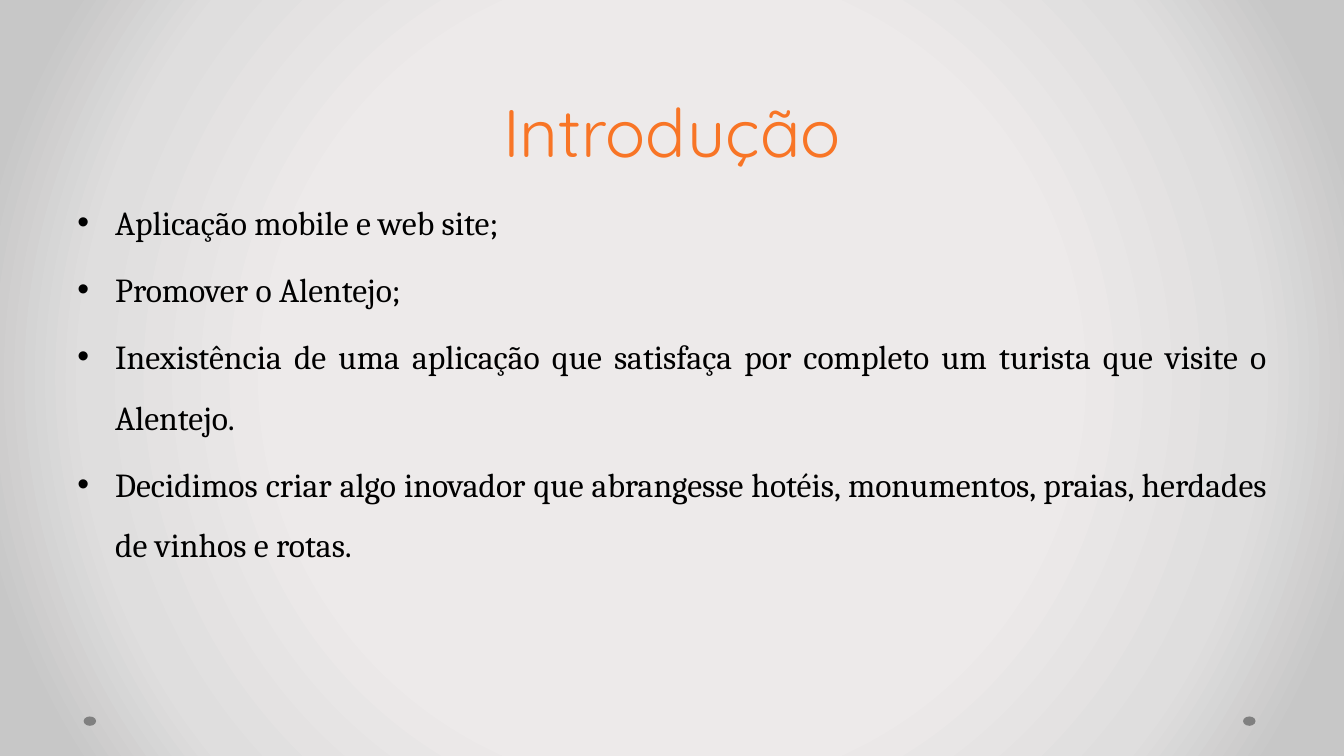
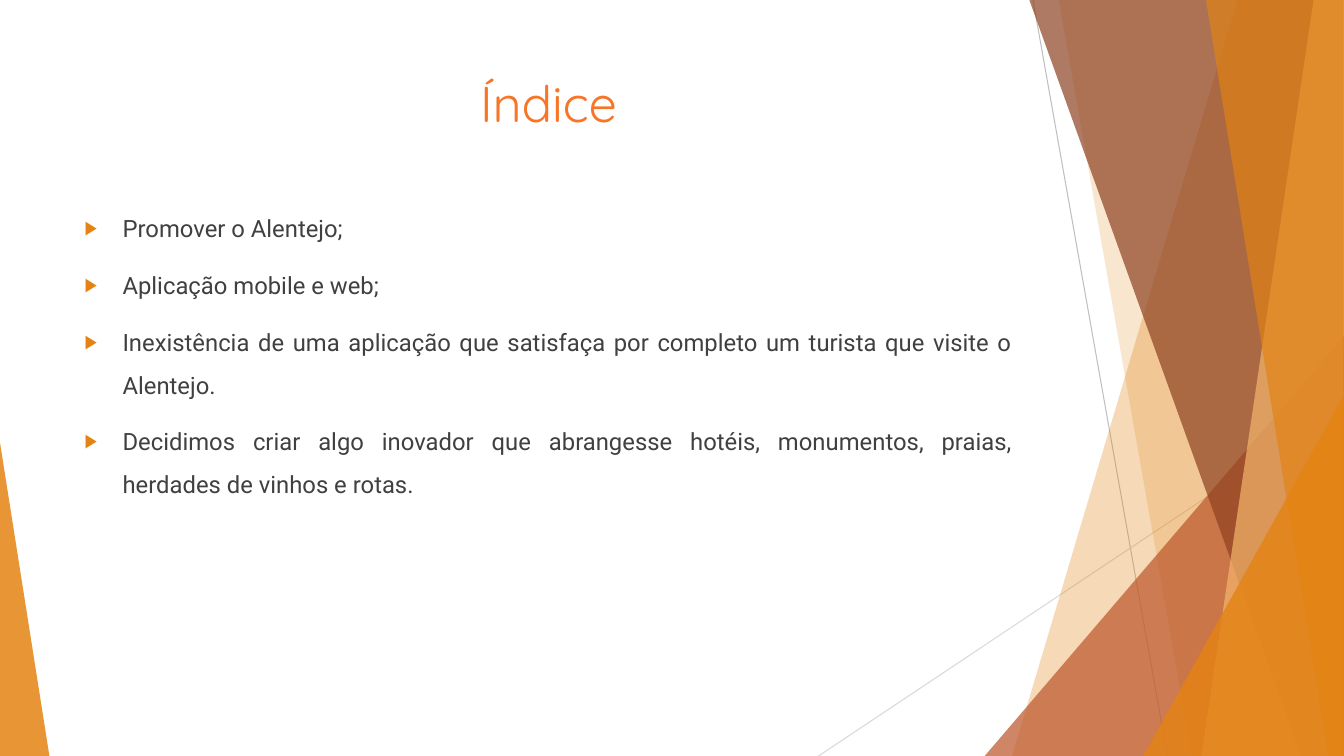
Before and after one commit to diogomneves/Alentejo-Pleasures, a slide deck: slide 2 of Apresentação_AlentejoPleasures.pptx. Drawn at 1344x756 pixels with LibreOffice and Linux fonts; fonts in the diff are those of the drawing. Boxes give left, top, right and bottom in pixels: in the first picture for what was removed or moved away, otherwise in the second. Text is boxed around its words. In the diff, an @@ line names an element or a change of style, - is before the commit and + after.

```diff
--- a/Apresentação_AlentejoPleasures.pptx
+++ b/Apresentação_AlentejoPleasures.pptx
@@ background gradient #EDEBEB to #E0DEDE to #C9C7C7 to #FFFFFF @@
@@ title "Índice" at bbox=[480, 78, 617, 123]: vertical alignment bottom to top @@
@@ title at bbox=[480, 78, 617, 123]: text changed; size 48 to 36 pt @@
-Introdução
+Índice
@@ text "Promover o Alentejo;": place and size @@
-text "Promover o Alentejo;" at bbox=[115, 211, 1267, 558]
+text "Promover o Alentejo;" at bbox=[123, 219, 1012, 494]
@@ text at bbox=[115, 211, 499, 242]: paragraph removed @@
-• Aplicação mobile e web site;
@@ text at bbox=[123, 219, 1012, 494]: size 24 to 17 pt, font Cambria to Roboto, text colour #000000 to #404040; bullet • to ▶; more space between paragraphs @@
@@ text at bbox=[123, 276, 379, 299]: paragraph added @@
+▶ Aplicação mobile e web;
@@ group added at bbox=[0, 0, 1344, 756]: 5 freeform shapes, 3 triangles, 2 lines @@
@@ ellipse removed at bbox=[84, 717, 96, 726] @@
@@ ellipse removed at bbox=[1243, 717, 1255, 726] @@
```
Also in this commit, not shown: 3 other slides changed, 5 slides added, 1 slide removed.
